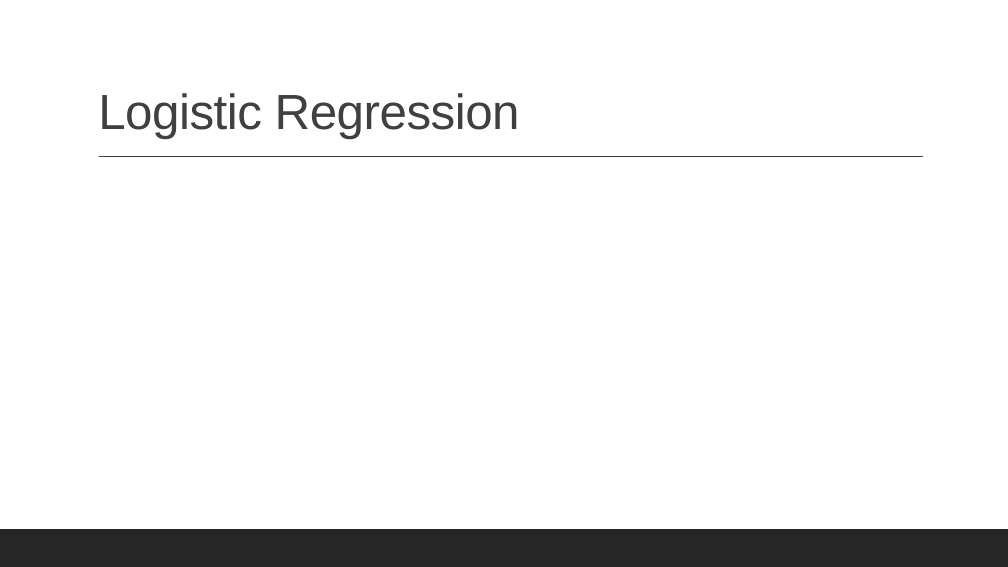
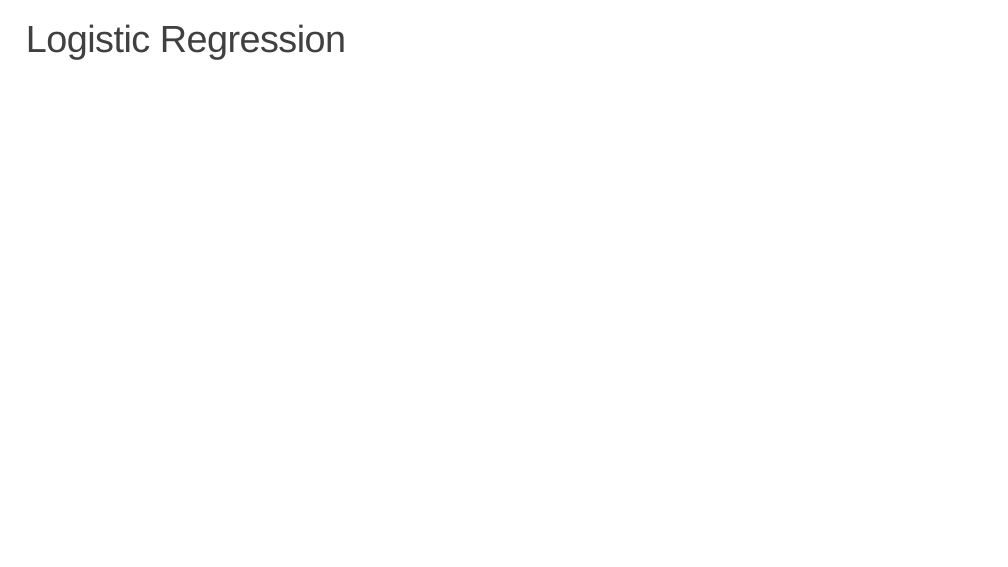
Before and after one commit to issues-osu/statsii-spring2026, a slide deck: slide 27 of slides/logistic/logistic_regression-lecture.pptx (slide 28 before the commit). Drawn at 1008x567 pixels with LibreOffice and Linux fonts; fonts in the diff are those of the drawing. Boxes give left, top, right and bottom in pixels: in the first picture for what was removed or moved away, otherwise in the second. Text is boxed around its words. In the diff, an @@ line names an element or a change of style, - is before the commit and + after.

```diff
--- a/slides/logistic/logistic_regression-lecture.pptx
+++ b/slides/logistic/logistic_regression-lecture.pptx
@@ title "Logistic Regression": place and size @@
-title "Logistic Regression" at [98,93,520,139]
+title "Logistic Regression" at [26,24,346,60]
@@ title "Logistic Regression" at [26,24,346,60]: size 47 to 36 pt @@
@@ line removed from (99, 157) to (923, 157) @@
@@ rectangle removed at [0,529,1008,567] @@
```
Also in this commit, not shown: 16 other slides changed, 7 slides added, 4 slides removed, 4 other files.
